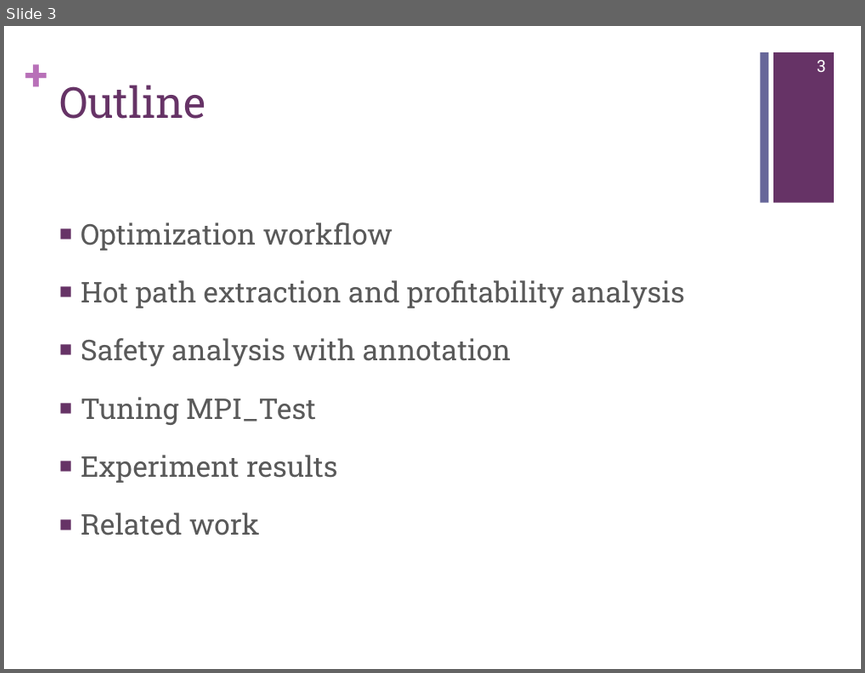
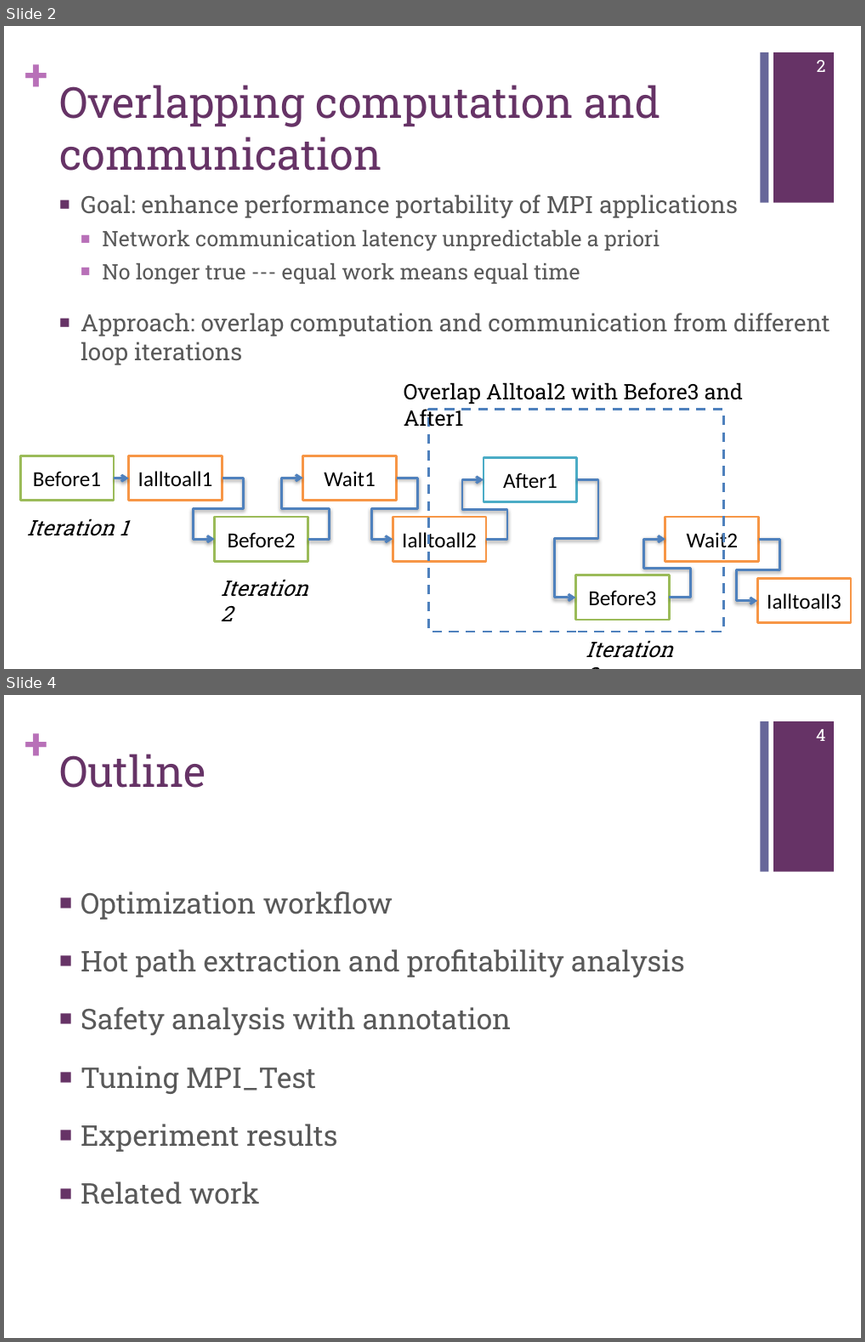
Before and after one commit to jichi-uccs/cco-paper, a slide deck: slides.pptx. Shown one above the other, each under a label of ours: slide 3 before the commit, slides 2 and 4 after it; the slides between them are not shown. The pictures are 865x673 and 865x1342 pixels, drawn with LibreOffice and Linux fonts; fonts in the diff are those of the drawing. Boxes give left, top, right and bottom in pixels: in the first picture for what was removed or moved away, otherwise in the second. Text is boxed around its words. In the diff, an @@ line names an element or a change of style, - is before the commit and + after.

```diff
--- a/slides.pptx
+++ b/slides.pptx
@@ slide 2 added at box(4, 26, 861, 669), background #FFFFFF; not listed: 3 template elements that a slide beside it also shows @@
@@ page number added at box(817, 60, 826, 72), 14 pt, text #FFFFFF @@
+2
@@ title added at box(59, 85, 661, 170), 36 pt, text #663366 @@
+Overlapping computation and communication
@@ text added at box(80, 194, 829, 365), 20 pt, text #595959 @@
+■ Goal: enhance performance portability of MPI applications
+  ■ Network communication latency unpredictable a priori
+  ■ No longer true --- equal work means equal time
+■ Approach: overlap computation and communication from different loop iterations
@@ group added at box(20, 382, 851, 658): 10 rectangles, 7 elbow arrows, 4 texts, 1 line, 1 arrow @@
+Wait1
+Ialltoall1
+Before1
+After1
+Ialltoall2
+Before2
+Wait2
+Ialltoall3
+Before3
+Overlap Alltoal2 with Before3 and After1
+Iteration 1
+Iteration 2
+Iteration 3
@@ what was slide 3 is now slide 4 @@
@@ page number at box(816, 729, 825, 741): text changed @@
-3
+4
```
Also in this commit, not shown: 12 slides changed, 1 other slide added.
